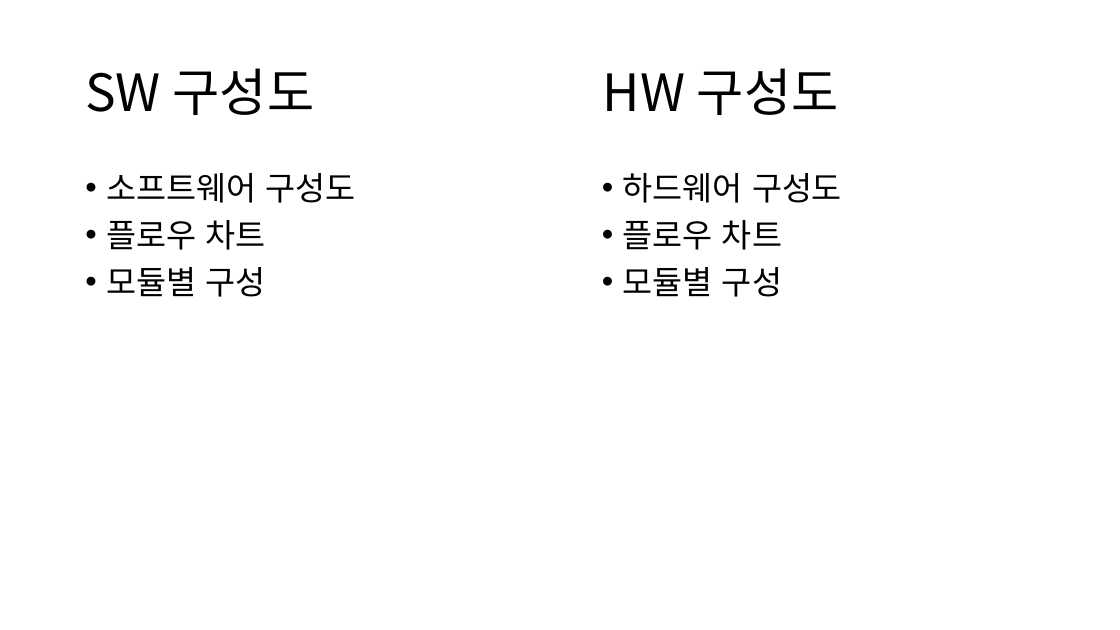
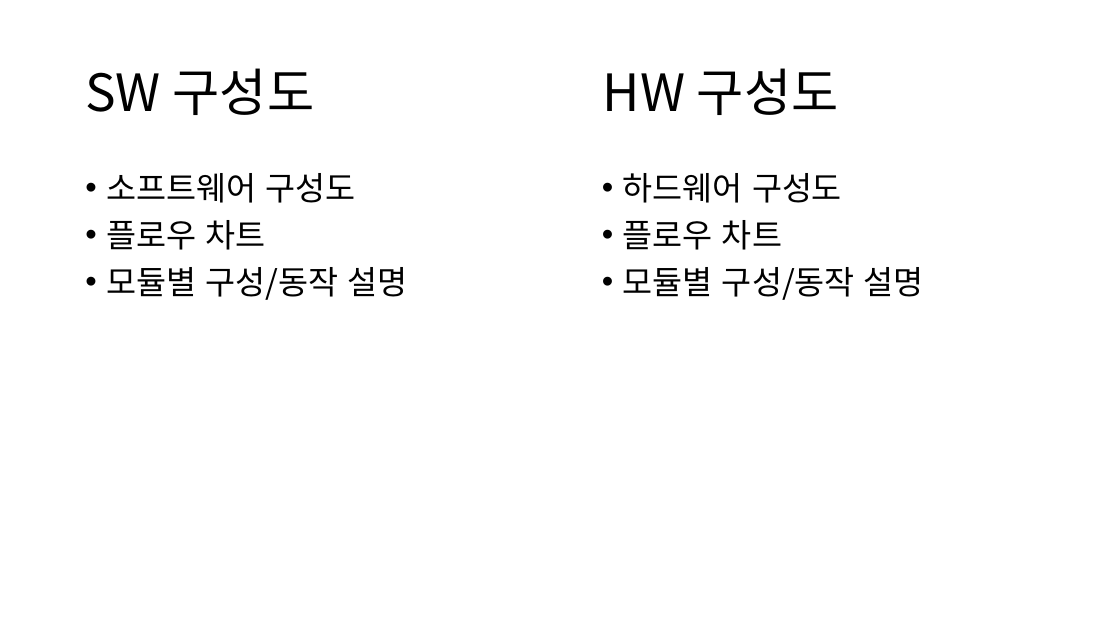
Before and after one commit to kang-beep/SmartForm_CameraModule, a slide deck: slide 2 of 스마트팜 카메라 모듈 구성도.pptx. Drawn at 1120x630 pixels with LibreOffice and Linux fonts; fonts in the diff are those of the drawing. Boxes give left, top, right and bottom in pixels: in the first picture for what was removed or moved away, otherwise in the second. Text is boxed around its words. In the diff, an @@ line names an element or a change of style, - is before the commit and + after.

```diff
--- a/스마트팜 카메라 모듈 구성도.pptx
+++ b/스마트팜 카메라 모듈 구성도.pptx
@@ text at (106,267,407,300): text changed @@
-• 모듈별 구성
+• 모듈별 구성/동작 설명
@@ text at (623,267,924,300): text changed @@
-• 모듈별 구성
+• 모듈별 구성/동작 설명
```
Also in this commit, not shown: 2 other slides changed, 3 slides added, 1 slide removed.
